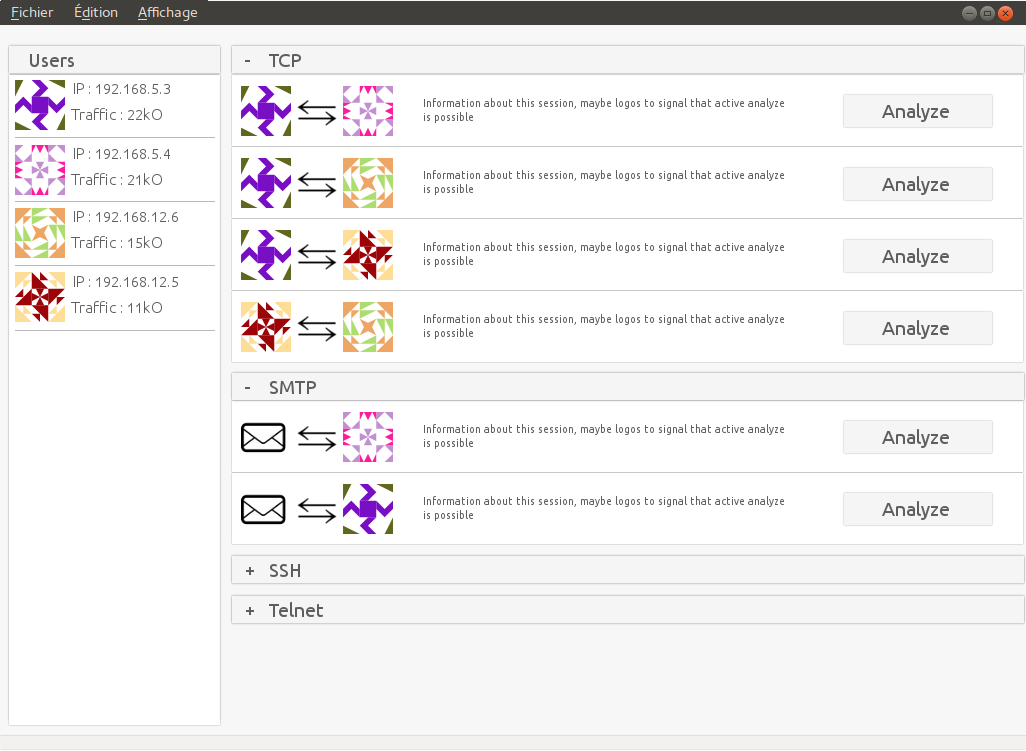
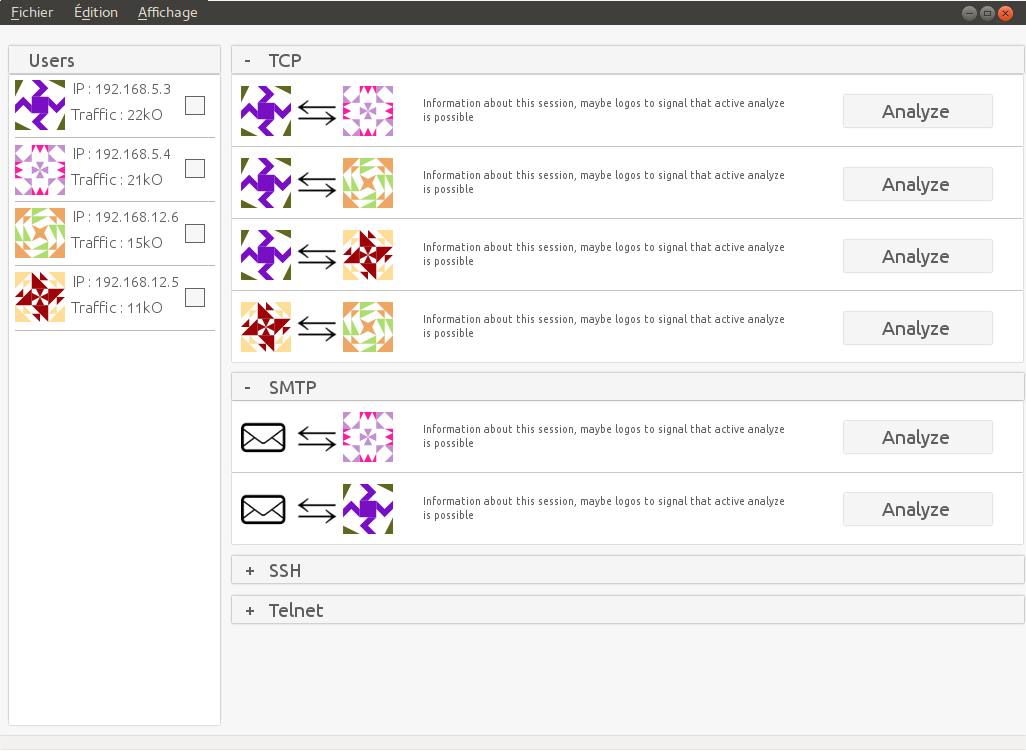
Layer changes from the first 1026 × 751 image to the second:
added layer "CheckBox #3" in group "User1" over [185, 96, 205, 115]
added layer "CheckBox #2" in group "User2" over [185, 159, 205, 178]
added layer "CheckBox" in group "User3" over [185, 224, 205, 243]
added layer "CheckBox #1" in group "User4" over [185, 288, 205, 307]
painted on "Arrière-plan" over [185, 98, 205, 115]
